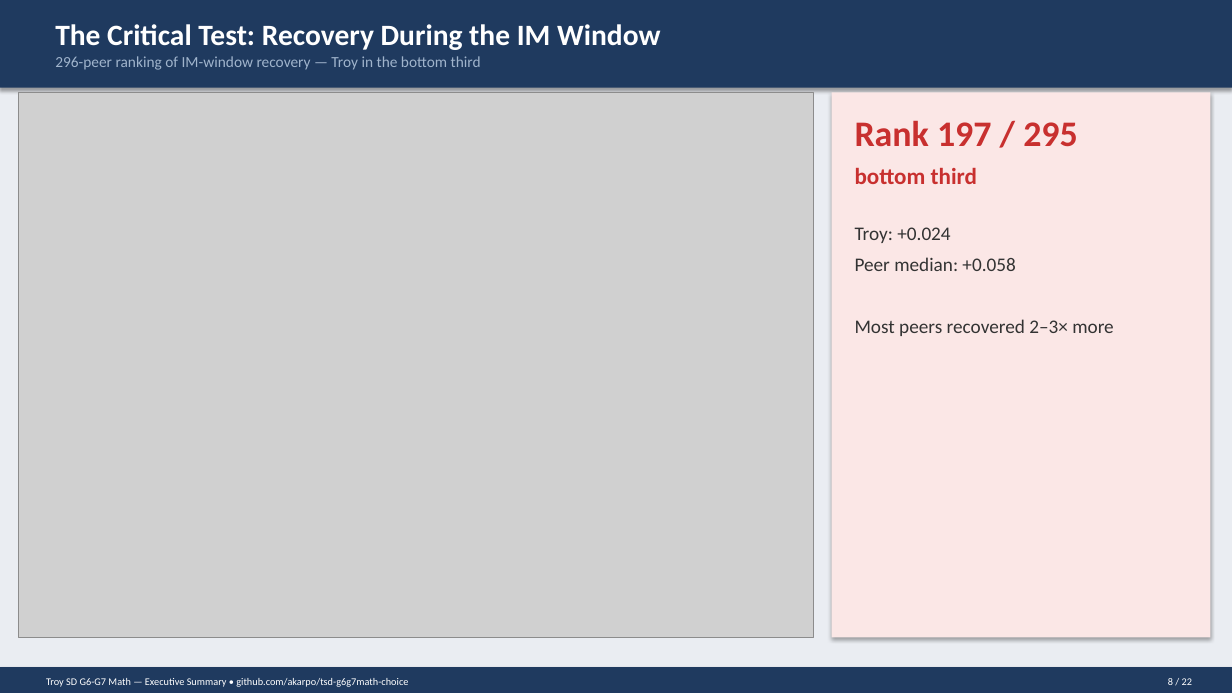
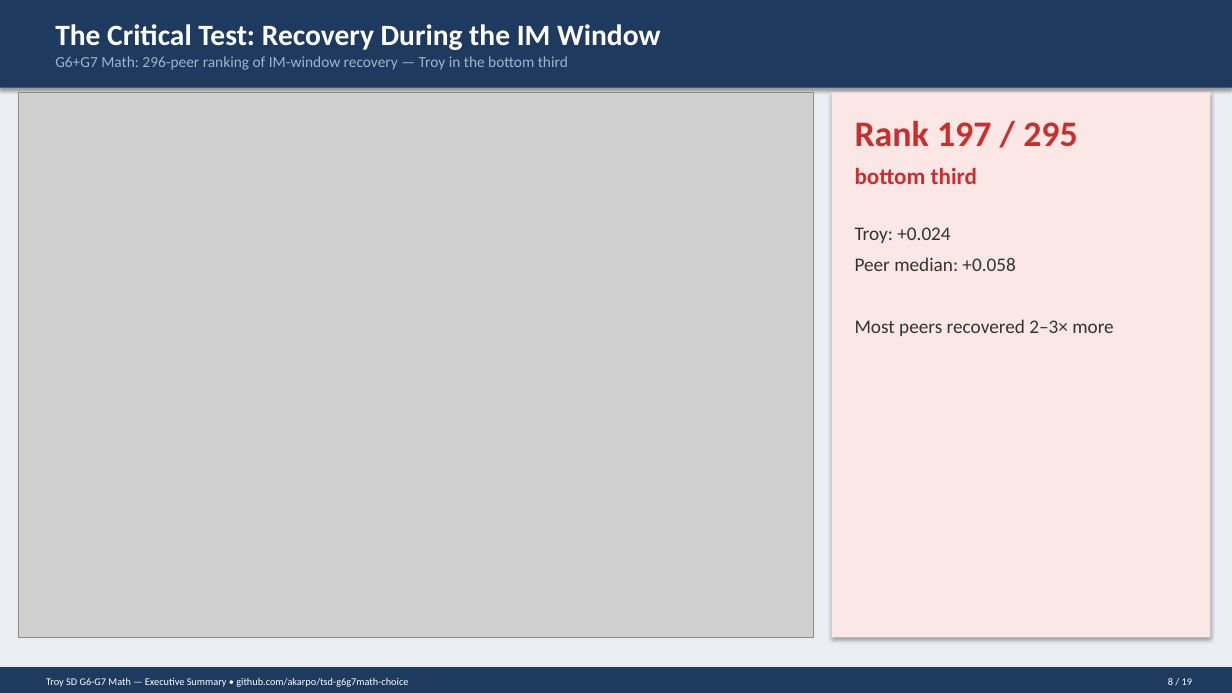
Before and after one commit to akarpo/tsd-g6g7math-choice, a slide deck: slide 8 of deck/Troy_G6G7_Math_Executive_Summary.pptx. Drawn at 1232x693 pixels with LibreOffice and Linux fonts; fonts in the diff are those of the drawing; grey boxes stand for pictures. Boxes give left, top, right and bottom in pixels: in the first picture for what was removed or moved away, otherwise in the second. Text is boxed around its words. In the diff, an @@ line names an element or a change of style, - is before the commit and + after.

```diff
--- a/deck/Troy_G6G7_Math_Executive_Summary.pptx
+++ b/deck/Troy_G6G7_Math_Executive_Summary.pptx
@@ text at bbox=[55, 56, 568, 70]: text changed @@
-296-peer ranking of IM-window recovery — Troy in the bottom third
+G6+G7 Math: 296-peer ranking of IM-window recovery — Troy in the bottom third
@@ text at bbox=[1168, 678, 1192, 685]: text changed @@
-8 / 22
+8 / 19
```
Also in this commit, not shown: 18 other slides changed, 3 slides removed, 23 other files.
